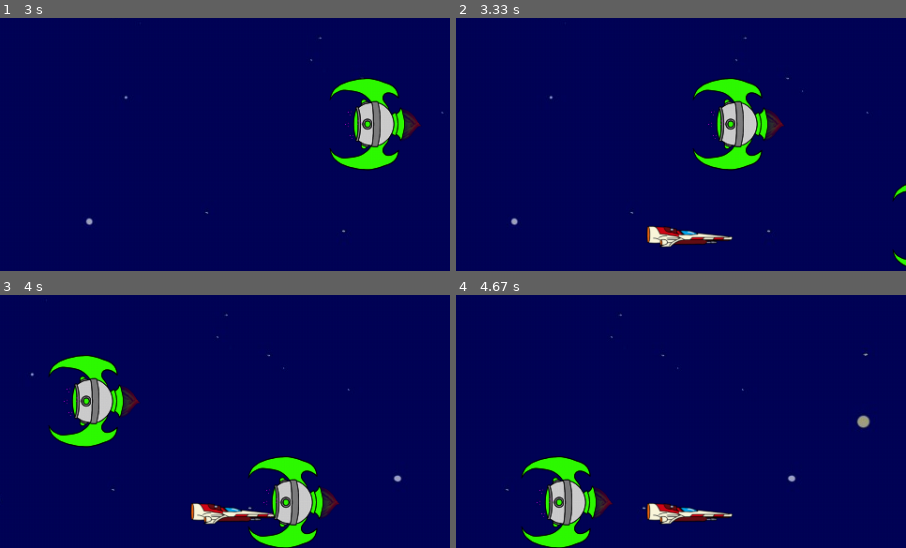
Above: before the commit, frames 1-4 (two rows, left to right).
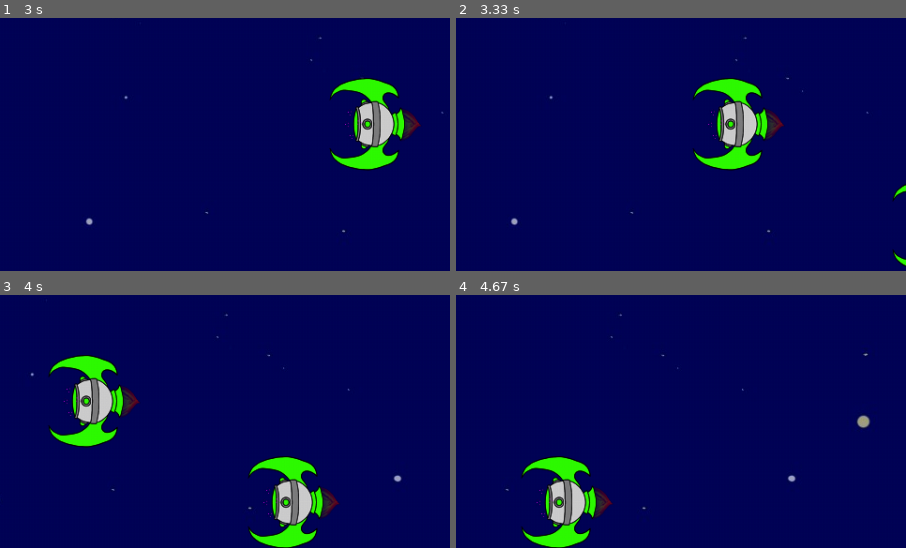
Above: after the commit, the same moments.

Repository: Demi-hero/UoN_Game_Project
Game: pygame game, started from Main.py
Same seed, same stepped clock (60 frames per second), same inputs: the game is played once before the commit and once after it.
Inputs:
- Up to frame 1 (3 s): tap Space at 0.33, 1.28, 1.62, 1.92, 2.12, 2.42, 2.68 s; hold Right 0.67-1.13 s; hold Up 1.22-1.52 s; hold Right 1.55-2.02 s; hold Left 2.05-2.58 s; hold Down 2.62-2.92 s; hold Left from 2.95 s (still down)
- Up to frame 2 (3.33 s): keep holding Left; tap Space at 3.02, 3.32 s
- Up to frame 3 (4 s): release Left at 3.35 s; hold Up 3.38-3.75 s; tap Space at 3.45, 3.85 s; hold Right from 3.78 s (still down)
- Up to frame 4 (4.67 s): tap Space at 4.15, 4.52 s; release Right at 4.42 s; hold Down from 4.45 s (still down)
The pictures show only the part of the screen within x 0-50%, y 50-100%; the shares and areas given below are measured in that part.

Frame 1 is identical in both runs. In frame 2, 1.0% of the frame differs, in the area x 42-62%, y 82-91%; in frame 3, 1.0%; in frame 4, 1.0%.

Commit message:
implimented actual game timeing to power up spawning

Diff:
--- a/gamedata.py
+++ b/gamedata.py
@@ -292,7 +292,7 @@
         self.spawn_pos = (0,0)
 
     def spawn(self, player):
-        if (time.time() - self.starttime)//1 == 3 and not self.spawned:
+        if (time.time() - self.starttime)//1 == 30 and not self.spawned:
             # generate a random number between 0 and however many
             self.power_up = self.powers_dict[randint(0, 1)]
             self.spawn_pos = (randint(BORDER, (WIDTH//2)-self.power_up[1]),
@@ -300,7 +300,7 @@
             self.hitbox = pyg.Rect(self.spawn_pos[0], self.spawn_pos[1], self.power_up[1], self.power_up[2])
             self.spawned = True
             Background.screen.blit(self.power_up[0],self.spawn_pos)
-        elif (time.time() - self.starttime)//1 == 10:
+        elif (time.time() - self.starttime)//1 == 60:
             self.starttime = time.time()
             self.spawn_pos = (randint(BORDER, (WIDTH//2)-self.power_up[1]),
                               randint(BORDER, HEIGHT-BORDER-self.power_up[2]))
--- a/highscore.csv
+++ b/highscore.csv
@@ -1,3 +1,4 @@
+ALLYISGREAT,3160
 ASS,710
 Jes,300
 Nate,280
